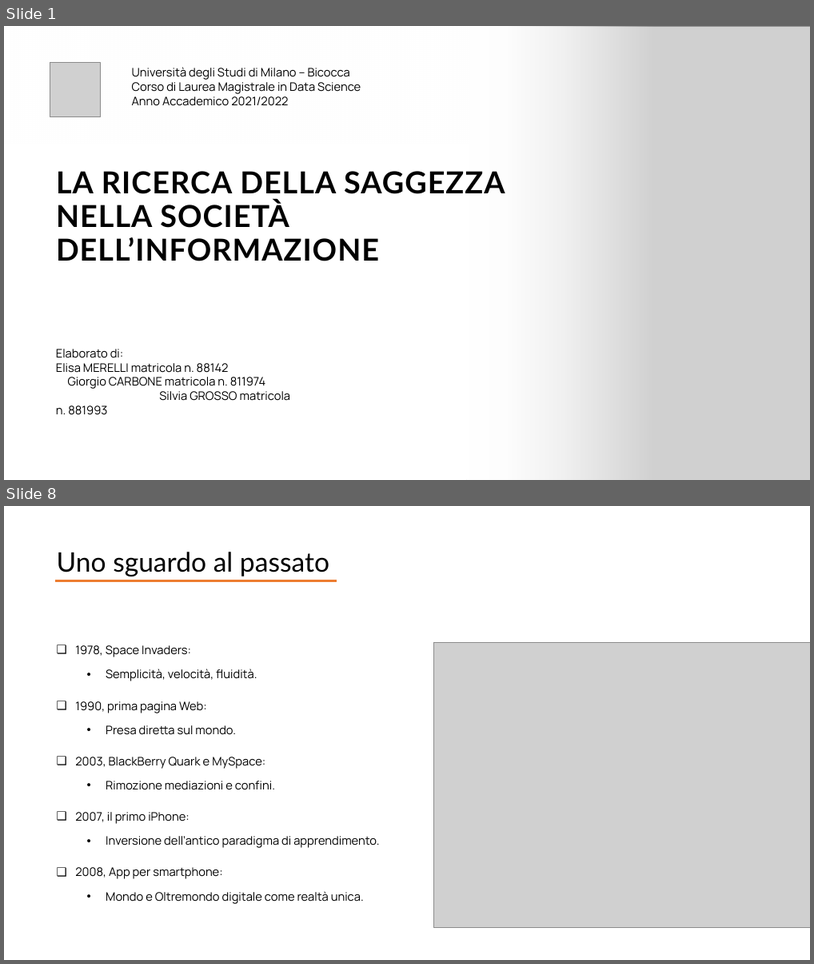
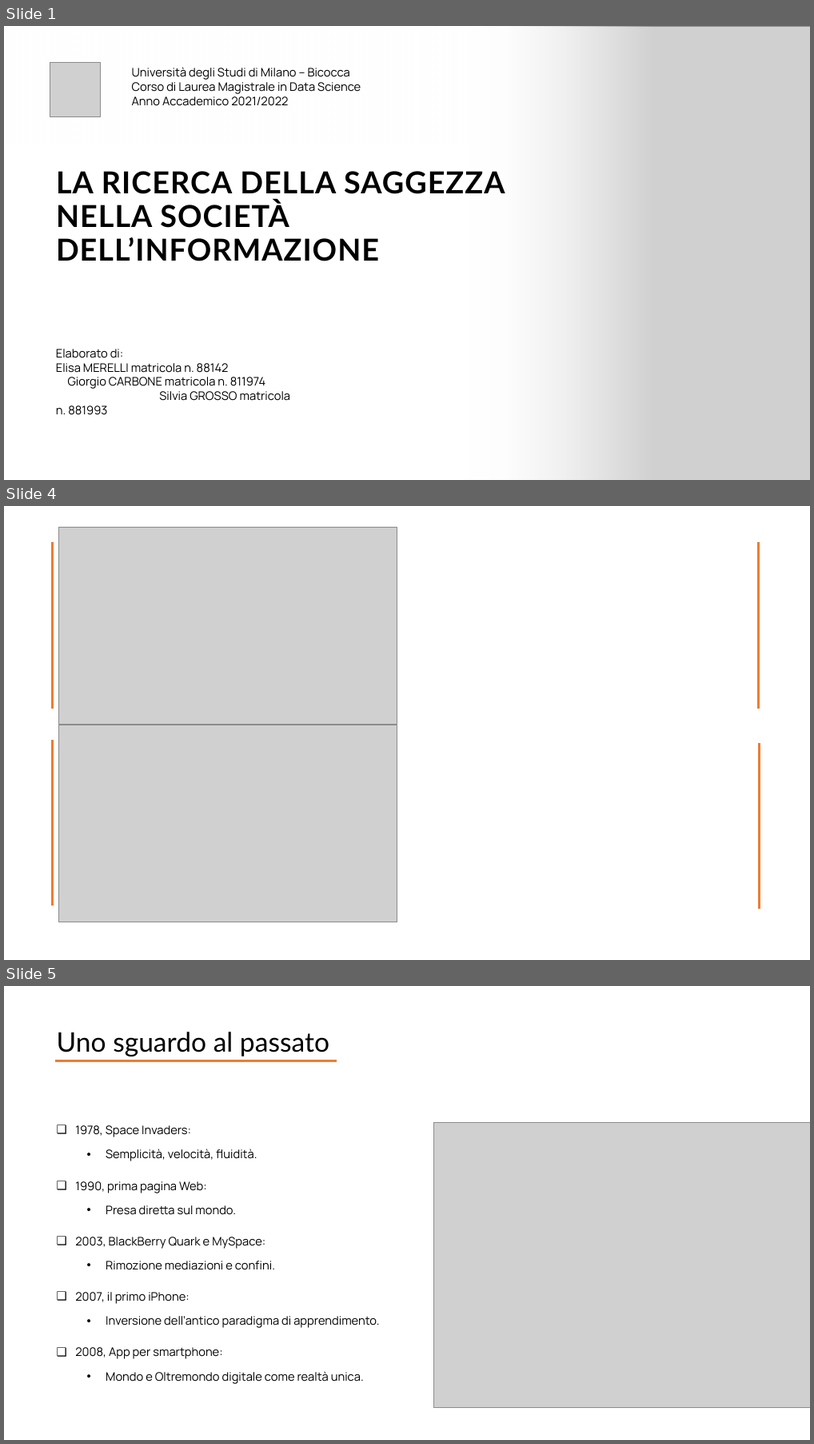
Before and after one commit to giocoal/social-issues-in-information-society-project, a slide deck: Presentazione/Presentazione_completa - Copy.pptx. Shown one above the other, each under a label of ours: slides 1 and 8 before the commit, slides 1, 4 and 5 after it; the slides between them are not shown. The pictures are 814x964 and 814x1444 pixels, drawn with LibreOffice and Linux fonts; fonts in the diff are those of the drawing; grey boxes stand for pictures. Boxes give left, top, right and bottom in pixels: in the first picture for what was removed or moved away, otherwise in the second. Text is boxed around its words. In the diff, an @@ line names an element or a change of style, - is before the commit and + after.

```diff
--- a/Presentazione/Presentazione_completa - Copy.pptx
+++ b/Presentazione/Presentazione_completa - Copy.pptx
@@ slide 4 added at (4,506,810,960), background #FFFFFF @@
@@ picture added at (59,527,398,724) @@
@@ line added from (52, 542) to (52, 708), #ED7D31 3 pt @@
@@ line added from (759, 542) to (759, 708), #ED7D31 3 pt @@
@@ line added from (52, 740) to (52, 906), #ED7D31 3 pt @@
@@ picture added at (59,725,398,922) @@
@@ line added from (759, 743) to (759, 909), #ED7D31 3 pt @@
@@ what was slide 8 is now slide 5 @@
```
Also in this commit, not shown: 3 slides changed, 4 slides removed.
